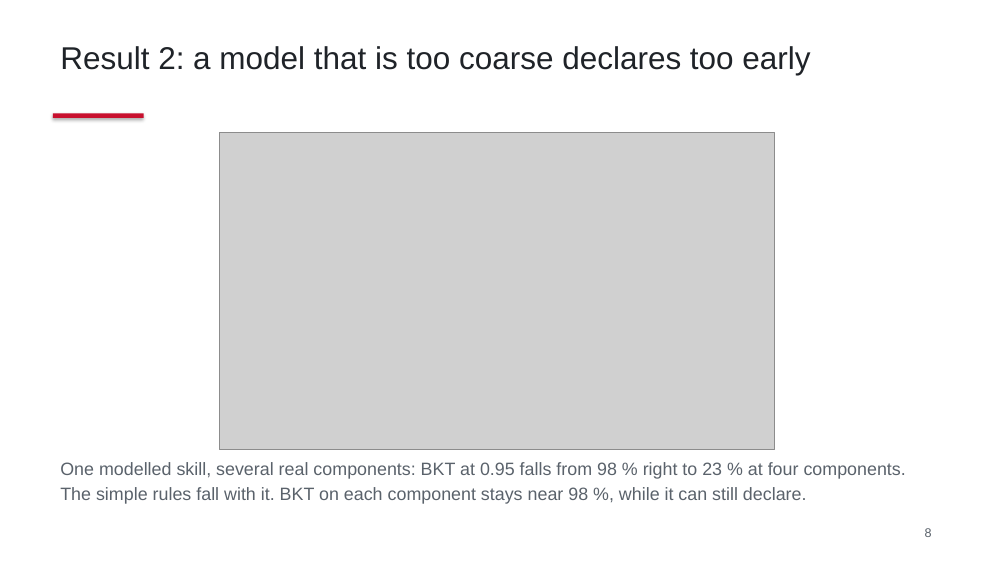
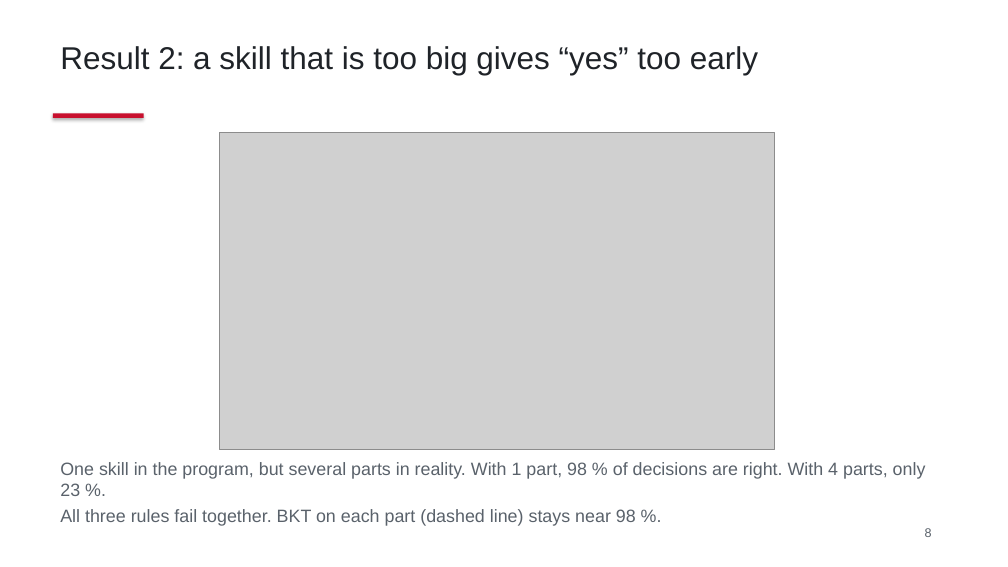
Before and after one commit to DavidTbilisi/zeno-math, a slide deck: slide 8 of docs/thesis/preliminary-defense.pptx. Drawn at 1008x567 pixels with LibreOffice and Linux fonts; fonts in the diff are those of the drawing; grey boxes stand for pictures. Boxes give left, top, right and bottom in pixels: in the first picture for what was removed or moved away, otherwise in the second. Text is boxed around its words. In the diff, an @@ line names an element or a change of style, - is before the commit and + after.

```diff
--- a/docs/thesis/preliminary-defense.pptx
+++ b/docs/thesis/preliminary-defense.pptx
@@ text at (x1=60, y1=46, x2=758, y2=75): text changed @@
-Result 2: a model that is too coarse declares too early
+Result 2: a skill that is too big gives “yes” too early
@@ text at (x1=60, y1=462, x2=926, y2=526): text changed @@
-One modelled skill, several real components: BKT at 0.95 falls from 98 % right to 23 % at four components.
-The simple rules fall with it. BKT on each component stays near 98 %, while it can still declare.
+One skill in the program, but several parts in reality. With 1 part, 98 % of decisions are right. With 4 parts, only 23 %.
+All three rules fail together. BKT on each part (dashed line) stays near 98 %.
```
Also in this commit, not shown: 10 other slides changed, 2 other files.
